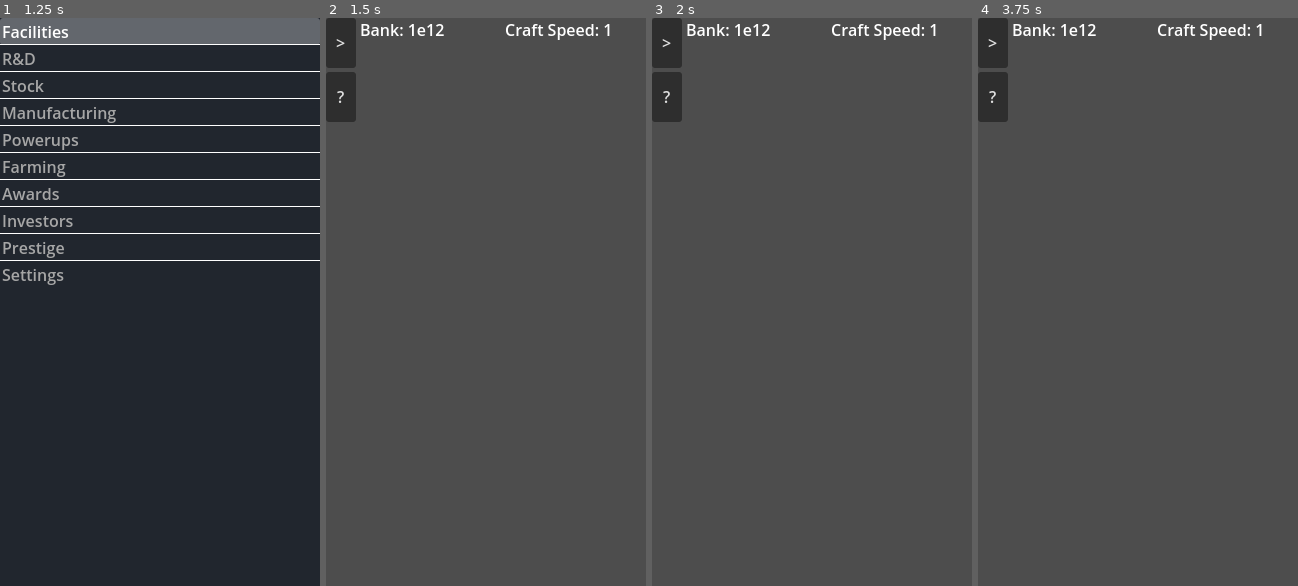
Above: before the commit, frames 1-4 (left to right).
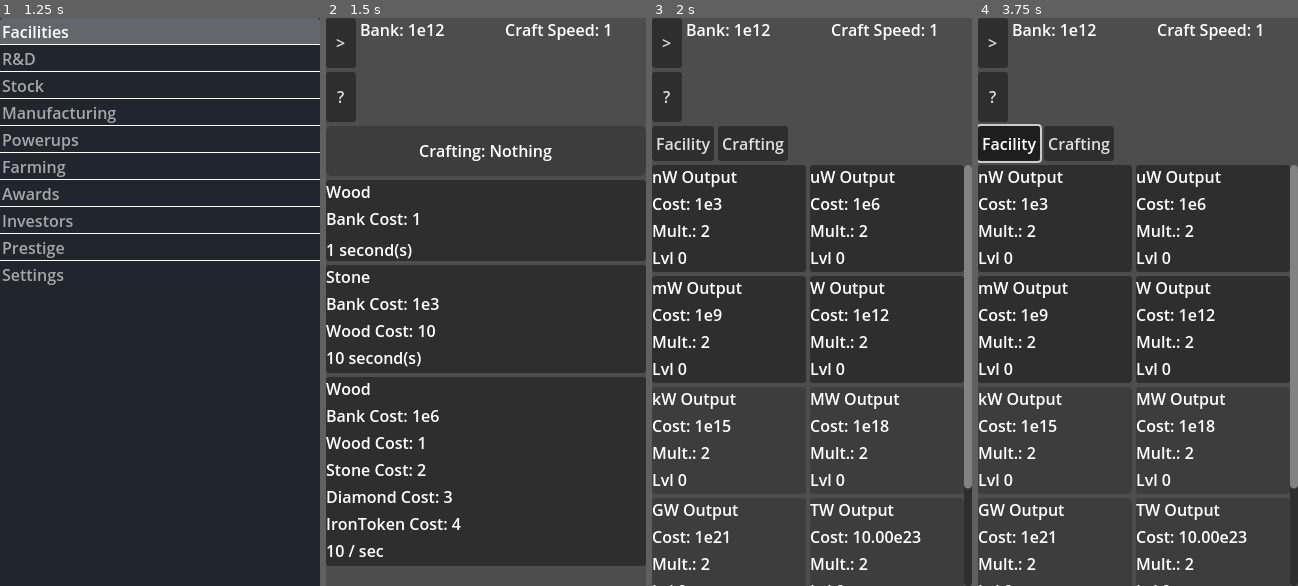
Above: after the commit, the same moments.

Repository: DylanBulfin/IncrementalGame
Game: Godot game, scene res://incremental_game.tscn
The game is run twice, just before and just after one commit, with the same random seed, the same clock (stepped at 60 frames per second) and the same inputs.
Inputs (mouse positions are in pixels of both pictures, inside the frame that each line leads up to):
- Up to frame 1 (1.25 s): click ">" at 0.5 s
- Up to frame 2 (1.5 s): tap Enter at 1.25 s; move the mouse to (556, 273) at 1.27 s; tap 1 (screen1, bound only after the commit) at 1.35 s; click (556, 273) at 1.42 s
- Up to frame 3 (2 s): tap 2 (screen2, bound only after the commit) at 1.55 s
- Up to frame 4 (3.75 s): click "?" at 2 s; click "x" at 2.75 s; click (1010, 142) at 3.5 s, where only the run after the commit has a clickable "Facility"

Frame 1 is identical in both runs. In frame 2, 66% of the frame differs, in the area x 0-100%, y 22-97%; in frame 3, 43%; in frame 4, 43%.
Error before the commit: Out of bounds get index '9' (on base: 'Array') (res://scripts/screen_manager.gd:39)

Commit message:
Adding basics for crafting

Diff:
--- a/project.godot
+++ b/project.godot
@@ -27,6 +27,29 @@
 window/stretch/mode="viewport"
 window/handheld/orientation=1
 
+[input]
+
+screen1={
+"deadzone": 0.5,
+"events": [Object(InputEventKey,"resource_local_to_scene":false,"resource_name":"","device":0,"window_id":0,"alt_pressed":false,"shift_pressed":false,"ctrl_pressed":false,"meta_pressed":false,"pressed":false,"keycode":0,"physical_keycode":49,"key_label":0,"unicode":0,"location":0,"echo":false,"script":null)
+]
+}
+screen2={
+"deadzone": 0.5,
+"events": [Object(InputEventKey,"resource_local_to_scene":false,"resource_name":"","device":-1,"window_id":0,"alt_pressed":false,"shift_pressed":false,"ctrl_pressed":false,"meta_pressed":false,"pressed":false,"keycode":0,"physical_keycode":50,"key_label":0,"unicode":50,"location":0,"echo":false,"script":null)
+]
+}
+screen3={
+"deadzone": 0.5,
+"events": [Object(InputEventKey,"resource_local_to_scene":false,"resource_name":"","device":-1,"window_id":0,"alt_pressed":false,"shift_pressed":false,"ctrl_pressed":false,"meta_pressed":false,"pressed":false,"keycode":0,"physical_keycode":51,"key_label":0,"unicode":51,"location":0,"echo":false,"script":null)
+]
+}
+screen4={
+"deadzone": 0.5,
+"events": [Object(InputEventKey,"resource_local_to_scene":false,"resource_name":"","device":-1,"window_id":0,"alt_pressed":false,"shift_pressed":false,"ctrl_pressed":false,"meta_pressed":false,"pressed":false,"keycode":0,"physical_keycode":52,"key_label":0,"unicode":52,"location":0,"echo":false,"script":null)
+]
+}
+
 [rendering]
 
 renderer/rendering_method="gl_compatibility"
--- /dev/null
+++ b/resources/manufacturing/material_cost.gd
@@ -0,0 +1,5 @@
+extends Resource
+class_name MaterialCostResource
+
+@export var material: Models.CraftingMaterial
+@export var count: float
--- /dev/null
+++ b/resources/manufacturing/recipe.gd
@@ -0,0 +1,7 @@
+extends Resource
+class_name RecipeResource
+
+@export var bank_cost: float
+@export var material_costs: Array[MaterialCostResource]
+@export var time_cost_s: float
+@export var output: Models.CraftingMaterial
--- /dev/null
+++ b/resources/manufacturing/recipes.gd
@@ -0,0 +1,4 @@
+extends Resource
+class_name Recipes
+
+@export var items: Array[RecipeResource]
--- /dev/null
+++ b/resources/manufacturing/recipes.tres
@@ -0,0 +1,55 @@
+[gd_resource type="Resource" script_class="Recipes" load_steps=12 format=3 uid="uid://b3gjbu886kh0p"]
+
+[ext_resource type="Script" path="res://resources/manufacturing/recipe.gd" id="1_aujtf"]
+[ext_resource type="Script" path="res://resources/manufacturing/material_cost.gd" id="2_bwc8g"]
+[ext_resource type="Script" path="res://resources/manufacturing/recipes.gd" id="2_wda6y"]
+
+[sub_resource type="Resource" id="Resource_vi7ju"]
+script = ExtResource("1_aujtf")
+bank_cost = 1.0
+material_costs = Array[ExtResource("2_bwc8g")]([])
+time_cost_s = 1.0
+output = 0
+
+[sub_resource type="Resource" id="Resource_laqi4"]
+script = ExtResource("2_bwc8g")
+material = 0
+count = 10.0
+
+[sub_resource type="Resource" id="Resource_n3lyl"]
+script = ExtResource("1_aujtf")
+bank_cost = 1000.0
+material_costs = Array[ExtResource("2_bwc8g")]([SubResource("Resource_laqi4")])
+time_cost_s = 10.0
+output = 1
+
+[sub_resource type="Resource" id="Resource_bvros"]
+script = ExtResource("2_bwc8g")
+material = 0
+count = 1.0
+
+[sub_resource type="Resource" id="Resource_8lsm6"]
+script = ExtResource("2_bwc8g")
+material = 1
+count = 2.0
+
+[sub_resource type="Resource" id="Resource_4kc5b"]
+script = ExtResource("2_bwc8g")
+material = 7
+count = 3.0
+
+[sub_resource type="Resource" id="Resource_q45jr"]
+script = ExtResource("2_bwc8g")
+material = 11
+count = 4.0
+
+[sub_resource type="Resource" id="Resource_hylhs"]
+script = ExtResource("1_aujtf")
+bank_cost = 1e+06
+material_costs = Array[ExtResource("2_bwc8g")]([SubResource("Resource_bvros"), SubResource("Resource_8lsm6"), SubResource("Resource_4kc5b"), SubResource("Resource_q45jr")])
+time_cost_s = 0.1
+output = 0
+
+[resource]
+script = ExtResource("2_wda6y")
+items = Array[ExtResource("1_aujtf")]([SubResource("Resource_vi7ju"), SubResource("Resource_n3lyl"), SubResource("Resource_hylhs")])
--- a/scenes/components/inventory_entry.tscn
+++ b/scenes/components/inventory_entry.tscn
@@ -2,11 +2,12 @@
 
 [ext_resource type="Script" path="res://scenes/components/scripts/inventory_entry.gd" id="1_q7u5n"]
 
-[node name="InventoryEntry" type="Button"]
+[node name="InventoryEntry" type="ColorRect"]
 custom_minimum_size = Vector2(120, 80)
-offset_right = 8.0
-offset_bottom = 8.0
+offset_right = 120.0
+offset_bottom = 80.0
 size_flags_horizontal = 3
+color = Color(0.180392, 0.180392, 0.180392, 1)
 script = ExtResource("1_q7u5n")
 
 [node name="GridContainer" type="GridContainer" parent="."]
--- /dev/null
+++ b/scenes/components/recipe_entry.tscn
@@ -0,0 +1,34 @@
+[gd_scene load_steps=2 format=3 uid="uid://ckp0ig21n88x0"]
+
+[ext_resource type="Script" path="res://scenes/components/scripts/recipe_entry.gd" id="1_xh7ur"]
+
+[node name="RecipeEntry" type="Button"]
+custom_minimum_size = Vector2(0, 160)
+offset_right = 8.0
+offset_bottom = 8.0
+size_flags_horizontal = 3
+script = ExtResource("1_xh7ur")
+
+[node name="VBoxContainer" type="VBoxContainer" parent="."]
+layout_mode = 0
+offset_right = 40.0
+offset_bottom = 40.0
+
+[node name="NameLabel" type="Label" parent="VBoxContainer"]
+unique_name_in_owner = true
+layout_mode = 2
+text = "Name"
+
+[node name="BankCostLabel" type="Label" parent="VBoxContainer"]
+unique_name_in_owner = true
+layout_mode = 2
+text = "Bank Cost"
+
+[node name="MaterialCostContainer" type="VBoxContainer" parent="VBoxContainer"]
+unique_name_in_owner = true
+layout_mode = 2
+
+[node name="TimeLabel" type="Label" parent="VBoxContainer"]
+unique_name_in_owner = true
+layout_mode = 2
+text = "X Seconds"
--- a/scenes/components/scripts/inventory_entry.gd
+++ b/scenes/components/scripts/inventory_entry.gd
@@ -1,11 +1,10 @@
-extends Button
+extends ColorRect
 
 var base: Models.InventoryItem
 
 # Called when the node enters the scene tree for the first time.
 func _ready() -> void:
 	# Buttons have nice built-in styling but these should not behave as buttons
-	self.disabled = true
 	State.connect("inventory_change", _on_inventory_change)
 	update_text()
 
--- /dev/null
+++ b/scenes/components/scripts/recipe_entry.gd
@@ -0,0 +1,41 @@
+extends Button
+
+var base: Models.Recipe
+var material_nodes: Array[Label]
+
+const px_per_line = 27
+
+# Called when the node enters the scene tree for the first time.
+func _ready() -> void:
+	material_nodes.assign(base.material_costs().map(func(_mc): return Label.new()))
+
+	for mn in material_nodes:
+		%MaterialCostContainer.add_child(mn)
+
+	var base_size = px_per_line * 3;
+	var total_size = base_size + (px_per_line * len(base.material_costs()))
+
+	self.custom_minimum_size.y = total_size
+	self.size.y = 0
+
+	update_text()
+
+func _on_cspeed_change() -> void:
+	update_text()
+
+func update_text() -> void:
+	%NameLabel.text = State.material_name(base.output())
+	%BankCostLabel.text = str("Bank Cost: ", State.fnum(base.bank_cost()))
+
+	var final_time = base.time_cost_s() / State.cspeed()
+
+	if final_time > 0.25:
+		%TimeLabel.text = str(State.fnum(base.time_cost_s() / State.cspeed()), " second(s)")
+	else:
+		%TimeLabel.text = str(State.fnum(1 / final_time), " / sec")
+
+	var num_materials = len(base.material_costs())
+
+	for i in range(num_materials):
+		var mc = base.material_costs()[i]
+		material_nodes[i].text = str(State.material_name(mc.material()), " Cost: ", State.fnum(mc.count()))
--- /dev/null
+++ b/scenes/screens/crafting_screen.tscn
@@ -0,0 +1,41 @@
+[gd_scene load_steps=2 format=3 uid="uid://dlqwdlv1woyub"]
+
+[ext_resource type="Script" path="res://scenes/screens/scripts/crafting_screen.gd" id="1_5v4mo"]
+
+[node name="CraftingScreen" type="Control"]
+layout_mode = 3
+anchors_preset = 15
+anchor_right = 1.0
+anchor_bottom = 1.0
+grow_horizontal = 2
+grow_vertical = 2
+script = ExtResource("1_5v4mo")
+
+[node name="VBoxContainer" type="VBoxContainer" parent="."]
+layout_mode = 1
+anchors_preset = 15
+anchor_right = 1.0
+anchor_bottom = 1.0
+grow_horizontal = 2
+grow_vertical = 2
+
+[node name="ProgressBar" type="ProgressBar" parent="VBoxContainer"]
+custom_minimum_size = Vector2(0, 50)
+layout_mode = 2
+show_percentage = false
+
+[node name="CenterContainer" type="CenterContainer" parent="VBoxContainer/ProgressBar"]
+layout_mode = 1
+anchors_preset = 15
+anchor_right = 1.0
+anchor_bottom = 1.0
+grow_horizontal = 2
+grow_vertical = 2
+
+[node name="Label" type="Label" parent="VBoxContainer/ProgressBar/CenterContainer"]
+layout_mode = 2
+text = "Crafting: Nothing"
+
+[node name="RecipeContainer" type="GridContainer" parent="VBoxContainer"]
+unique_name_in_owner = true
+layout_mode = 2
--- /dev/null
+++ b/scenes/screens/scripts/crafting_screen.gd
@@ -0,0 +1,11 @@
+extends Control
+
+
+# Called when the node enters the scene tree for the first time.
+func _ready() -> void:
+	var entry_scene = preload("res://scenes/components/recipe_entry.tscn")
+
+	for rec in State.recipes():
+		var node = entry_scene.instantiate()
+		node.base = rec
+		%RecipeContainer.add_child(node)
--- a/scripts/global/models.gd
+++ b/scripts/global/models.gd
@@ -165,16 +165,19 @@
 
 class Recipe:
 	var _bank_cost: float
-	var _material_costs: Array[MaterialCost]
+	var _material_costs: Array#[MaterialCost]
+	var _time_cost_s: float
 	var _output: CraftingMaterial
 
-	func _init(_bank_cost_: float, _material_costs_: Array[MaterialCost], _output_: CraftingMaterial):
+	func _init(_bank_cost_: float, _material_costs_: Array, _time_cost_s_: float, _output_: CraftingMaterial):
 		self._bank_cost = _bank_cost_
 		self._material_costs = _material_costs_
+		self._time_cost_s = _time_cost_s_
 		self._output = _output_
 
 	func bank_cost() -> float: return _bank_cost
-	func material_costs() -> Array[MaterialCost]: return _material_costs
+	func material_costs() -> Array: return _material_costs
+	func time_cost_s() -> float: return _time_cost_s
 	func output() -> CraftingMaterial: return _output
 
 #endregion
--- a/scripts/global/state.gd
+++ b/scripts/global/state.gd
@@ -27,6 +27,7 @@
 
 var _inventory: Array[Models.InventoryItem]
 var _inventory_map: Dictionary#[Models.CraftingMaterial, Models.InventoryItem]
+var _recipes: Array#[Models.Recipe]
 
 #region Getters
 func bank() -> float: return _bank
@@ -38,6 +39,8 @@
 func upgrade_categories() -> Array: return Models.UpgradeCategory.keys()
 func upgrades_by_category(category: Models.UpgradeCategory) -> Array: return _upgrades[category]
 func inventory() -> Array: return _inventory
+func material_name(cm: Models.CraftingMaterial) -> String: return _inventory_map[cm].material_name()
+func recipes() -> Array: return _recipes
 #endregion
 
 # Called when the node enters the scene tree for the first time.
@@ -51,6 +54,7 @@
 
 func change_screen(index: int) -> void:
 	_curr_screen = index
+
 	screen_change.emit(index)
 
 func create_popup(title: String, text: String) -> void:
@@ -204,6 +208,16 @@
 		_inventory.push_back(ii)
 		_inventory_map[cm as Models.CraftingMaterial] = ii
 
+	# Parse recipes as well
+	for rec in preload("res://resources/manufacturing/recipes.tres").items:
+
+		_recipes.push_back(Models.Recipe.new(
+			rec.bank_cost,
+			rec.material_costs.map(func(mc) -> Models.MaterialCost: return Models.MaterialCost.new(mc.material, mc.count)),
+			rec.time_cost_s,
+			rec.output,
+		))
+
 func manufacturing_can_afford_materials(materials: Array[Models.MaterialCost]) -> bool:
 	return materials \
 		.map(func(m): return _inventory_map[m.material()].count() >= m.count()) \
--- a/scripts/popup_manager.gd
+++ b/scripts/popup_manager.gd
@@ -9,12 +9,21 @@
 	%SideMenu.visible = true
 	%MainContent.visible = false
 
-
 func _on_side_menu_item_selected(index: int) -> void:
 	%SideMenu.visible = false
 	%MainContent.visible = true
 
-	State.change_screen(index)
+	var ev = InputEventAction.new()
+	# Set as ui_left, pressed.
+	match index:
+		0: ev.action = "screen1"
+		1: ev.action = "screen2"
+		2: ev.action = "screen3"
+		_: ev.action = "screen4"
+
+	ev.pressed = true
+	# Feedback.
+	Input.parse_input_event(ev)
 
 func _on_new_popup(title: String, text: String) -> void:
 	%PopupTitle.text = title
--- a/scripts/screen_manager.gd
+++ b/scripts/screen_manager.gd
@@ -11,7 +11,7 @@
 		preload("res://scenes/screens/facility_screen.tscn"),
 		preload("res://scenes/screens/upgrade_screen.tscn"),
 		preload("res://scenes/screens/inventory_screen.tscn"),
-		preload("res://scenes/screens/dummy_screen.tscn"),
+		preload("res://scenes/screens/crafting_screen.tscn"),
 		preload("res://scenes/screens/dummy_screen.tscn"),
 		preload("res://scenes/screens/dummy_screen.tscn"),
 		preload("res://scenes/screens/dummy_screen.tscn"),
@@ -27,14 +27,27 @@
 
 	State.connect("screen_change", _on_screen_change)
 
-
-# Called every frame. 'delta' is the elapsed time since the previous frame.
-func _process(_delta: float) -> void:
-	pass
-
 func _on_screen_change(index: int) -> void:
 	if current_screen_index != index:
 		screen_nodes[current_screen_index].visible = false
 
 	screen_nodes[index].visible = true
 	current_screen_index = index
+
+func _process(_delta: float) -> void:
+	check_action("screen1", func(): State.change_screen(0))
+	check_action("screen2", func(): State.change_screen(1))
+	check_action("screen3", func(): State.change_screen(2))
+	check_action("screen4", func(): State.change_screen(3))
+
+# If action is pressed, call the callback and unpress it
+func check_action(action: String, callback: Callable):
+	if Input.is_action_pressed(action):
+		callback.call()
+
+		# Unpress button
+		var ev = InputEventAction.new()
+		ev.action = action
+		ev.pressed = false
+		# Feedback.
+		Input.parse_input_event(ev)
